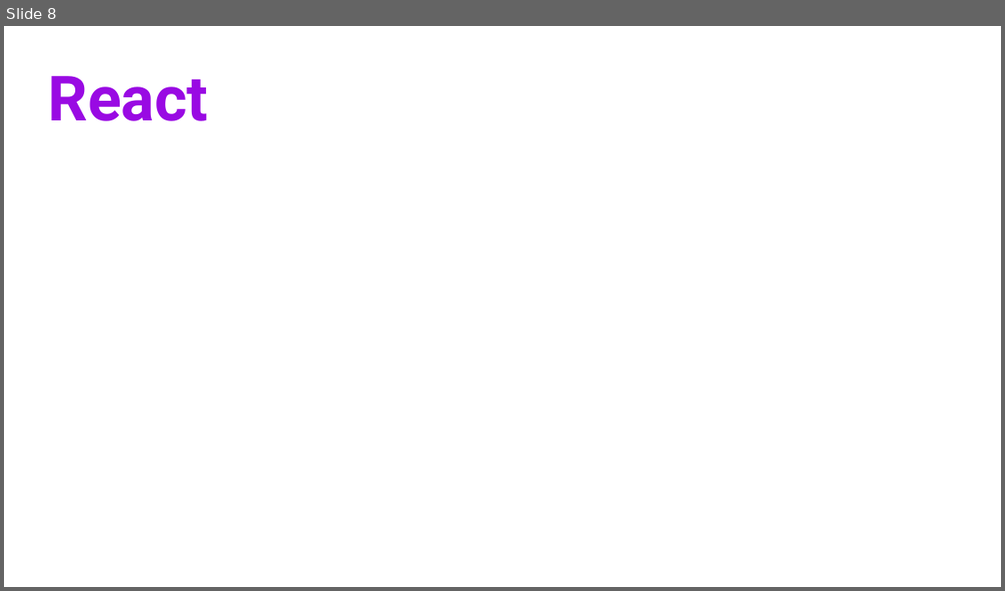
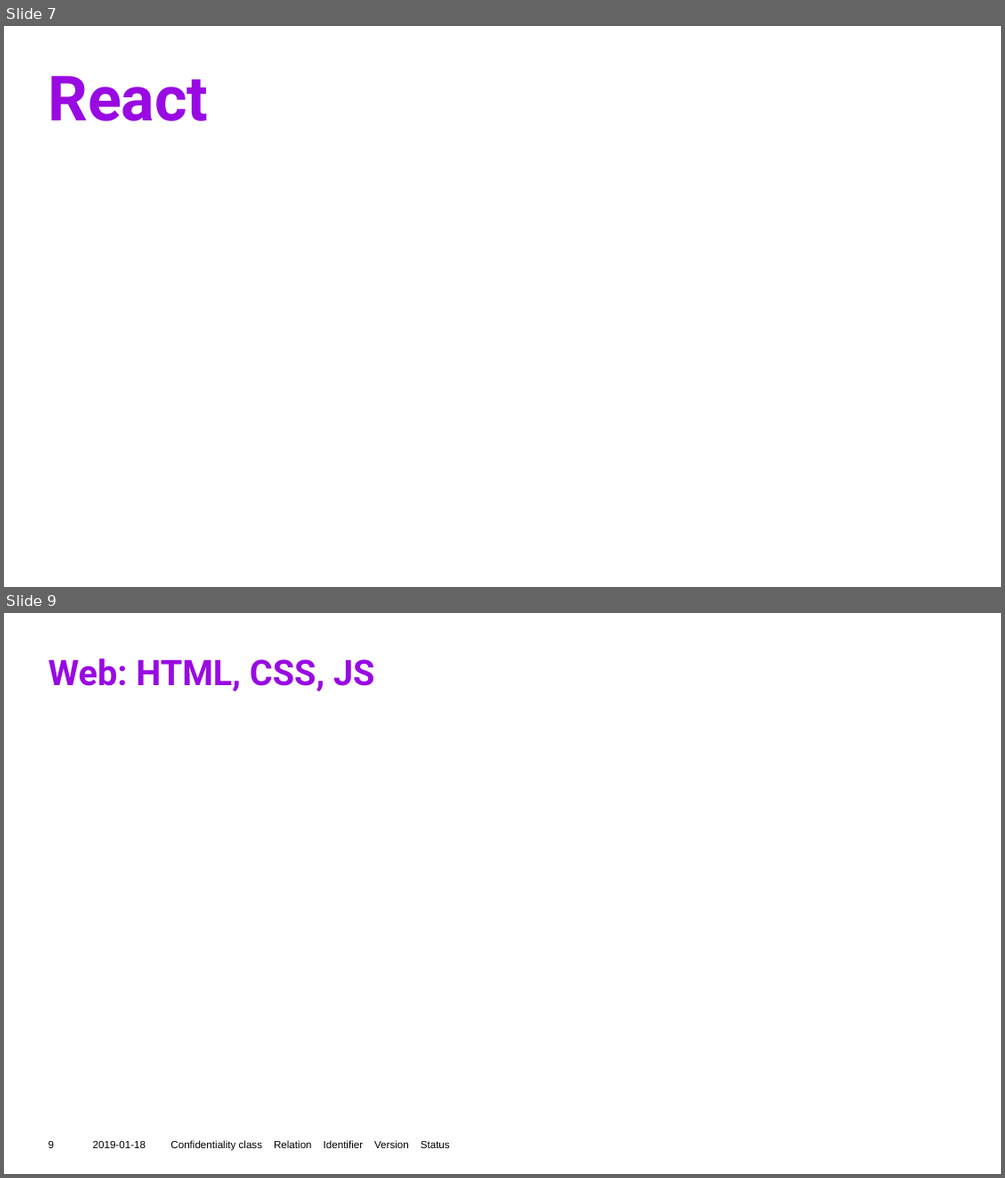
Before and after one commit to TeliaSoneraNorge/telia-workshop, a slide deck: workshop_tromsoe.pptx. Shown one above the other, each under a label of ours: slide 8 before the commit, slides 7 and 9 after it; the slides between them are not shown. The pictures are 1005x591 and 1005x1178 pixels, drawn with LibreOffice and Linux fonts; fonts in the diff are those of the drawing; background and template pictures are left out. Boxes give left, top, right and bottom in pixels: in the first picture for what was removed or moved away, otherwise in the second. Text is boxed around its words. In the diff, an @@ line names an element or a change of style, - is before the commit and + after.

```diff
--- a/workshop_tromsoe.pptx
+++ b/workshop_tromsoe.pptx
@@ slide 9 added at (x1=4, y1=613, x2=1001, y2=1174), background #FFFFFF @@
@@ title added at (x1=48, y1=658, x2=374, y2=691), 34 pt, text #990AE3, bold @@
+Web: HTML, CSS, JS
@@ page number added at (x1=48, y1=1141, x2=54, y2=1148), 10 pt, text #000000 @@
+9
@@ text added at (x1=93, y1=1141, x2=146, y2=1148), 10 pt, text #000000 @@
+2019-01-18
@@ text added at (x1=170, y1=1140, x2=450, y2=1151), 10 pt, text #000000 @@
+Confidentiality class Relation Identifier Version Status
@@ what was slide 8 is now slide 7 @@
```
Also in this commit, not shown: 2 slides changed, 2 other slides added, 4 slides removed.
